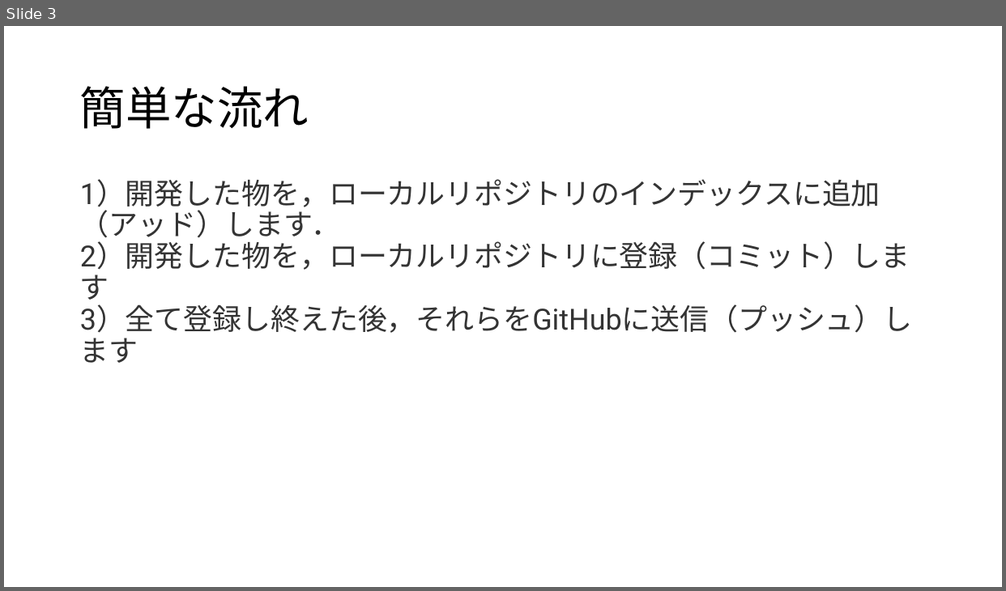
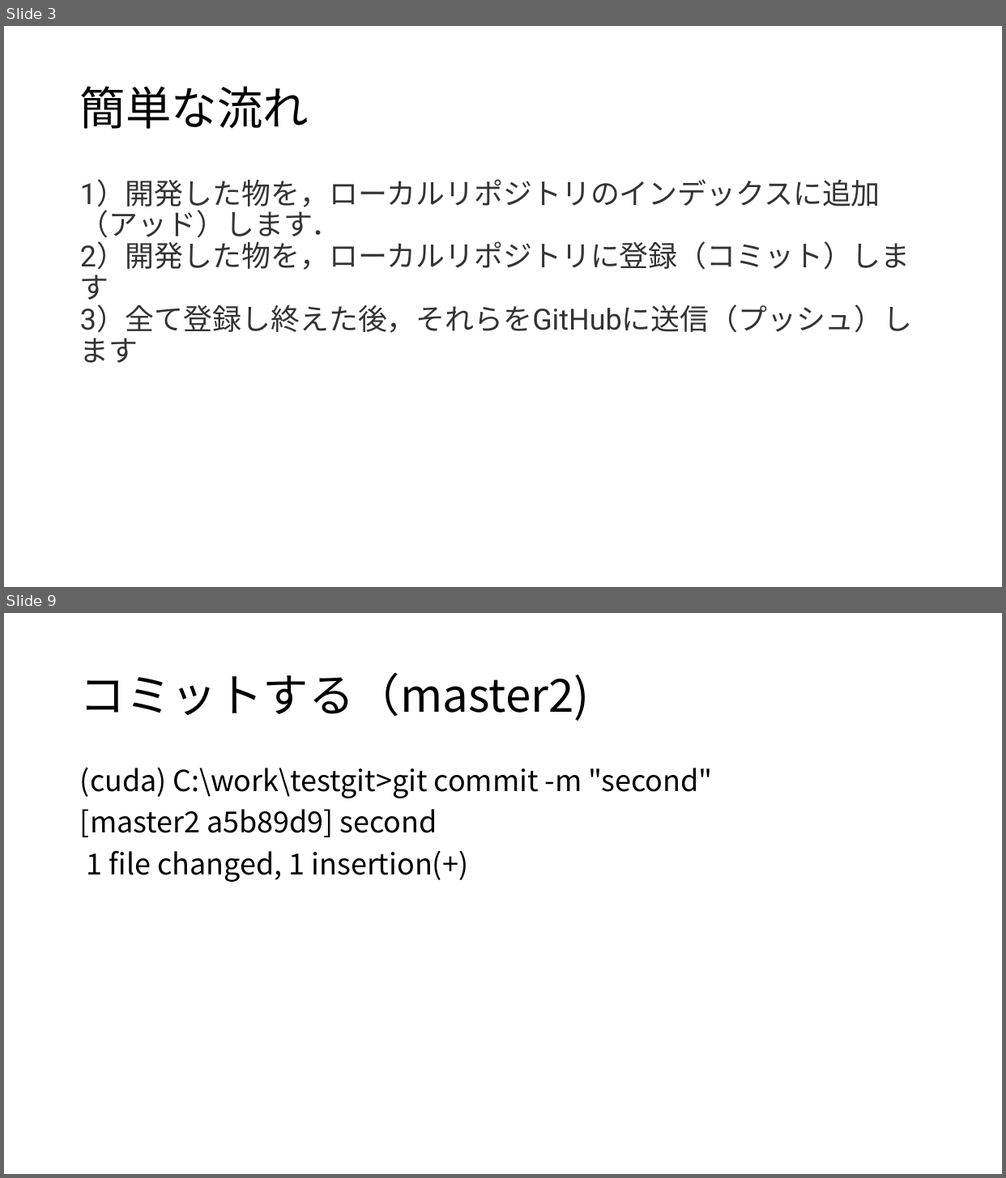
Before and after one commit to githubtarohario/gui, a slide deck: git.pptx. Shown one above the other, each under a label of ours: slide 3 before the commit, slides 3 and 9 after it; the slides between them are not shown. The pictures are 1006x591 and 1006x1178 pixels, drawn with LibreOffice and Linux fonts; fonts in the diff are those of the drawing. Boxes give left, top, right and bottom in pixels: in the first picture for what was removed or moved away, otherwise in the second. Text is boxed around its words. In the diff, an @@ line names an element or a change of style, - is before the commit and + after.

```diff
--- a/git.pptx
+++ b/git.pptx
@@ slide 9 added at (x1=4, y1=613, x2=1002, y2=1174), background #FFFFFF @@
@@ title added at (x1=80, y1=673, x2=590, y2=721), 44 pt, text #000000 @@
+コミットする（master2)
@@ text added at (x1=80, y1=767, x2=713, y2=882), 28 pt, text #000000 @@
+(cuda) C:\work\testgit>git commit -m "second"
+[master2 a5b89d9] second
+1 file changed, 1 insertion(+)
```
Also in this commit, not shown: 3 slides changed, 5 other slides added, 8 slides removed.
